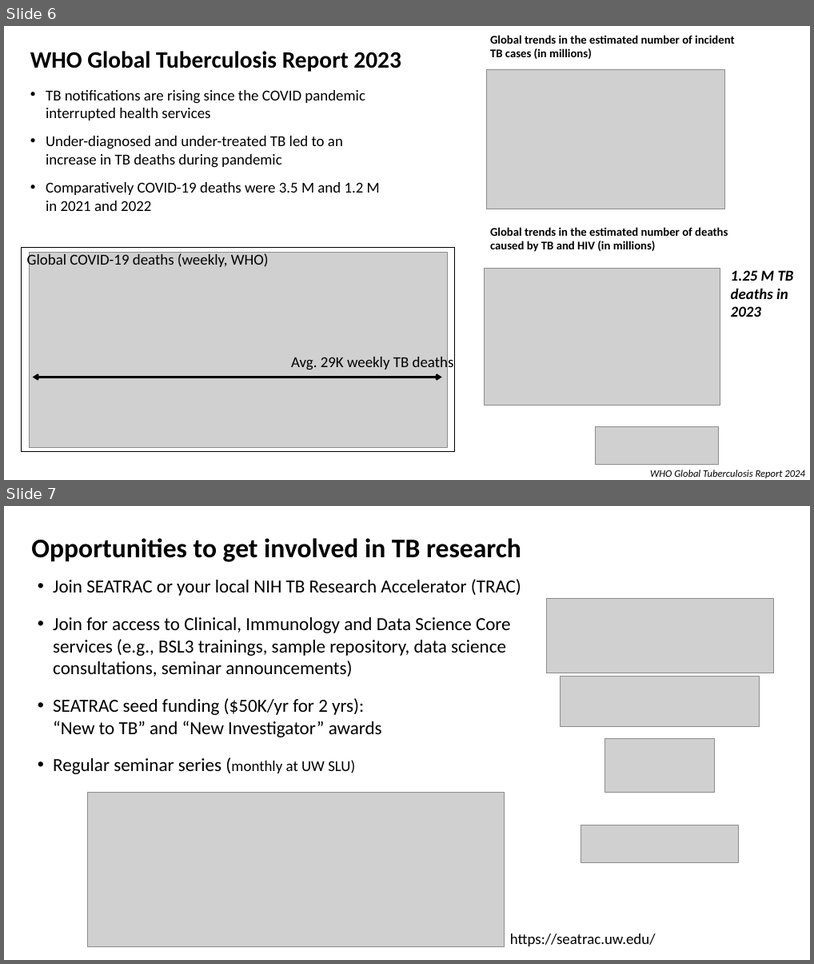
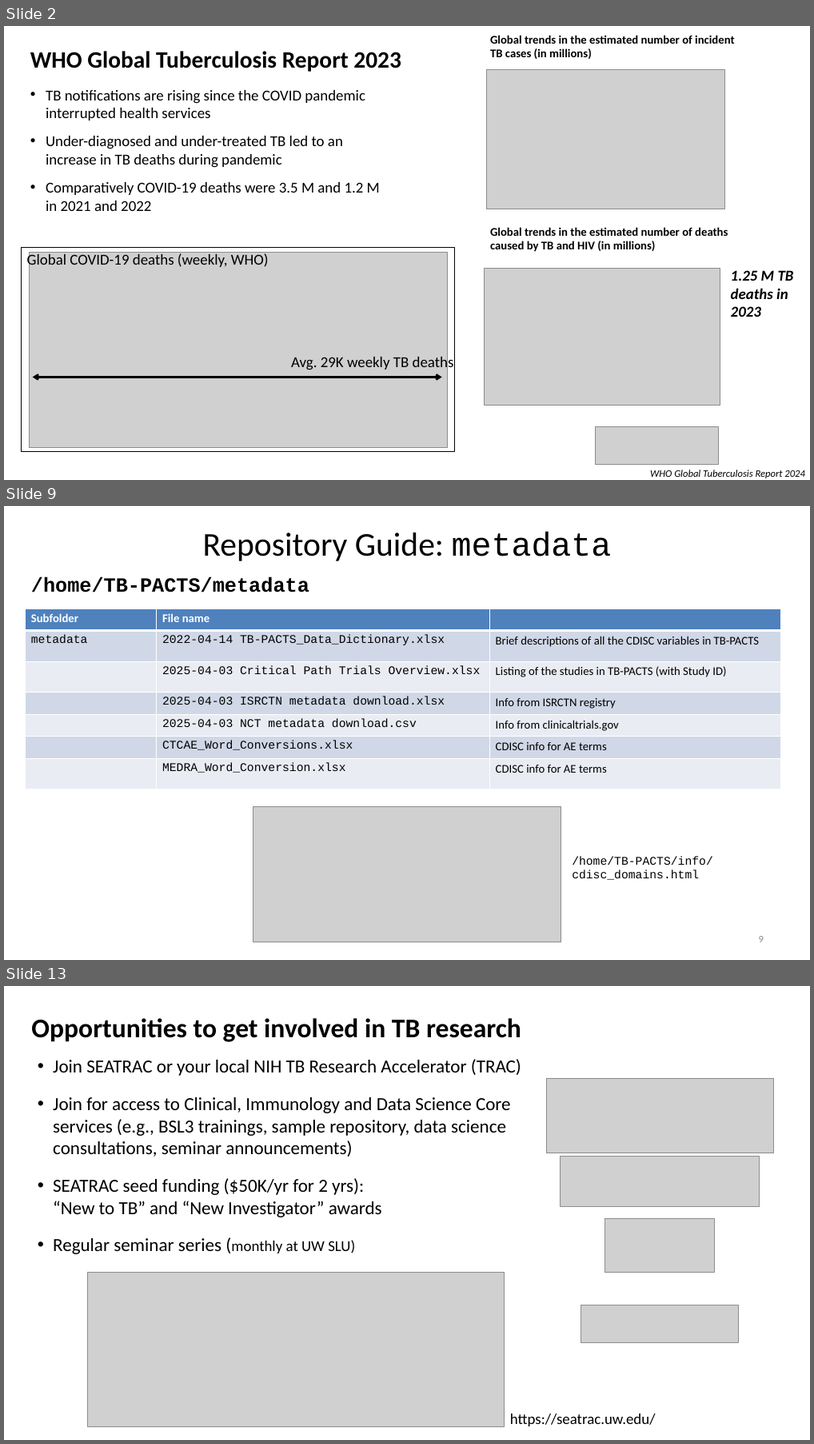
Before and after one commit to agartland/seatrac-hackday-2026, a slide deck: docs/SEATRAC_TB_hackday_intro_2026-FEB.pptx. Shown one above the other, each under a label of ours: slides 6 and 7 before the commit, slides 2, 9 and 13 after it; the slides between them are not shown. The pictures are 814x964 and 814x1444 pixels, drawn with LibreOffice and Linux fonts; fonts in the diff are those of the drawing; grey boxes stand for pictures. Boxes give left, top, right and bottom in pixels: in the first picture for what was removed or moved away, otherwise in the second. Text is boxed around its words. In the diff, an @@ line names an element or a change of style, - is before the commit and + after.

```diff
--- a/docs/SEATRAC_TB_hackday_intro_2026-FEB.pptx
+++ b/docs/SEATRAC_TB_hackday_intro_2026-FEB.pptx
@@ slide 9 added at (x1=4, y1=506, x2=810, y2=960), background #FFFFFF @@
@@ title added at (x1=203, y1=532, x2=612, y2=561), 39.6 pt, text #000000 @@
+Repository Guide: metadata
@@ text added at (x1=31, y1=576, x2=310, y2=592), 24 pt, text #000000, bold @@
+/home/TB-PACTS/metadata
@@ table added at (x1=25, y1=608, x2=782, y2=789), 7 rows, 3 columns @@
+Subfolder | File name | 
+metadata | 2022-04-14 TB-PACTS_Data_Dictionary.xlsx | Brief descriptions of all the CDISC variables in TB-PACTS
+ | 2025-04-03 Critical Path Trials Overview.xlsx | Listing of the studies in TB-PACTS (with Study ID)
+ | 2025-04-03 ISRCTN metadata download.xlsx | Info from ISRCTN registry
+ | 2025-04-03 NCT metadata download.csv | Info from clinicaltrials.gov
+ | CTCAE_Word_Conversions.xlsx | CDISC info for AE terms
+ | MEDRA_Word_Conversion.xlsx | CDISC info for AE terms
@@ picture added at (x1=254, y1=807, x2=562, y2=941) @@
@@ text added at (x1=572, y1=856, x2=714, y2=880), 14 pt, text #000000 @@
+/home/TB-PACTS/info/
+cdisc_domains.html
@@ page number added at (x1=759, y1=936, x2=764, y2=942), 12 pt, text #8C8C8C @@
+9
@@ what was slide 6 is now slide 2 @@
@@ what was slide 7 is now slide 13 @@
```
Also in this commit, not shown: 2 slides changed, 7 other slides added, 2 slides removed.
